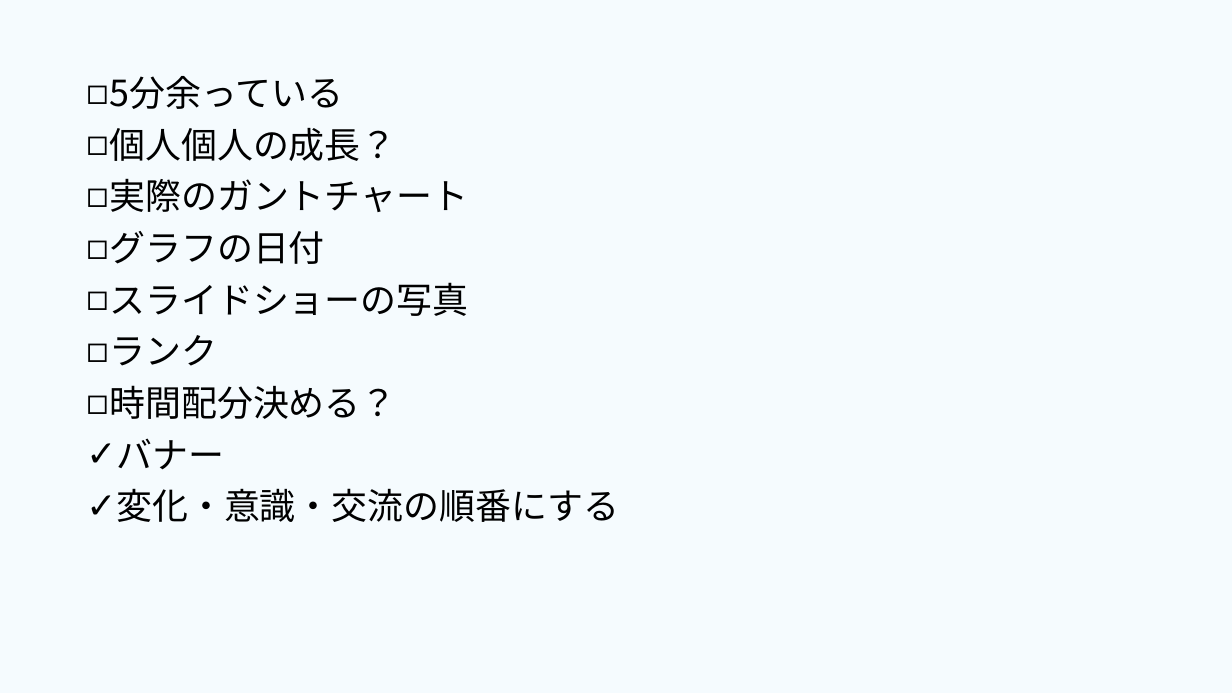
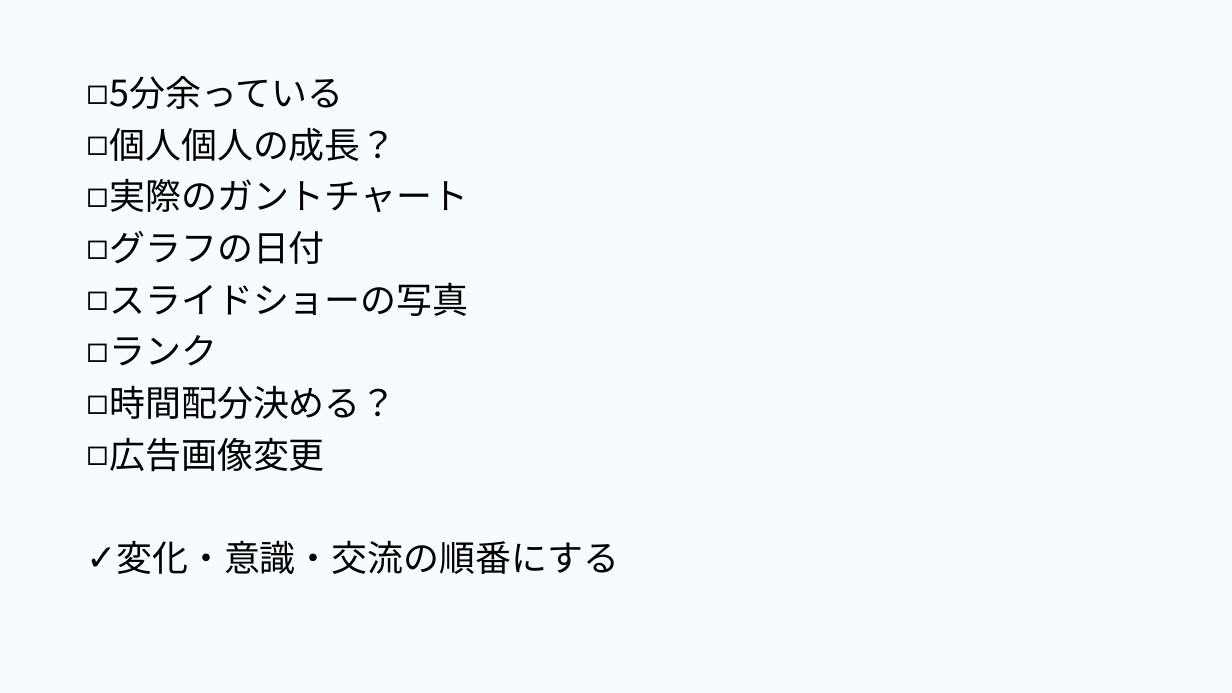
Before and after one commit to dojo2023/E-4, a slide deck: slide 2 of 共有用フォルダー/成果発表.pptx. Drawn at 1232x693 pixels with LibreOffice and Linux fonts; fonts in the diff are those of the drawing. Boxes give left, top, right and bottom in pixels: in the first picture for what was removed or moved away, otherwise in the second. Text is boxed around its words. In the diff, an @@ line names an element or a change of style, - is before the commit and + after.

```diff
--- a/共有用フォルダー/成果発表.pptx
+++ b/共有用フォルダー/成果発表.pptx
@@ text at [110,437,325,472]: text changed @@
-✓ バナー
+◻ 広告画像変更
```
Also in this commit, not shown: 1 slide removed, 1 other file.
